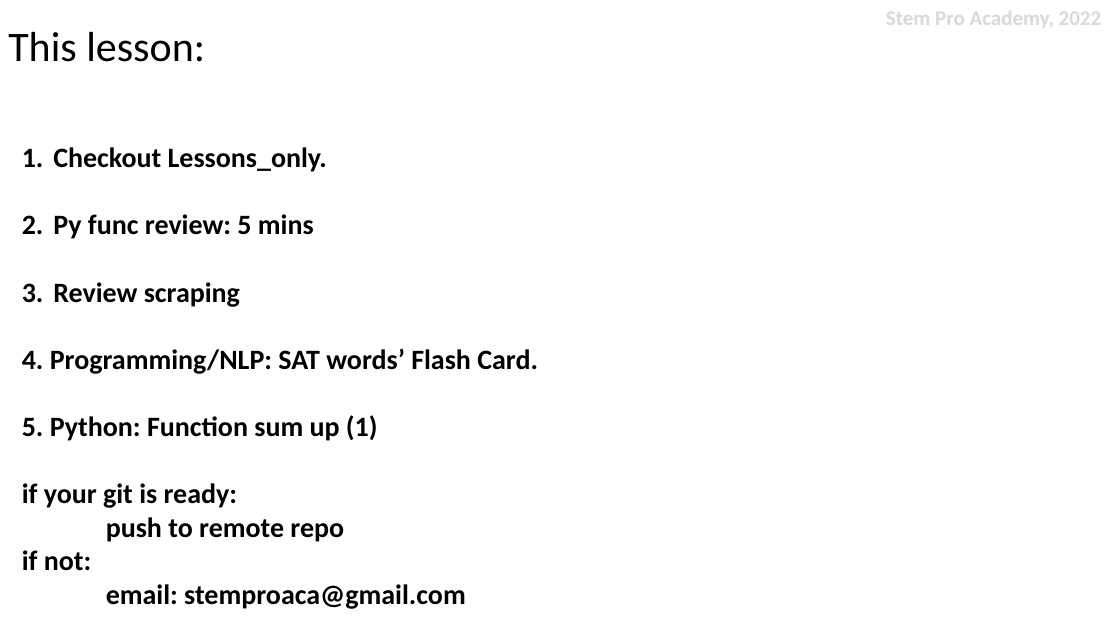
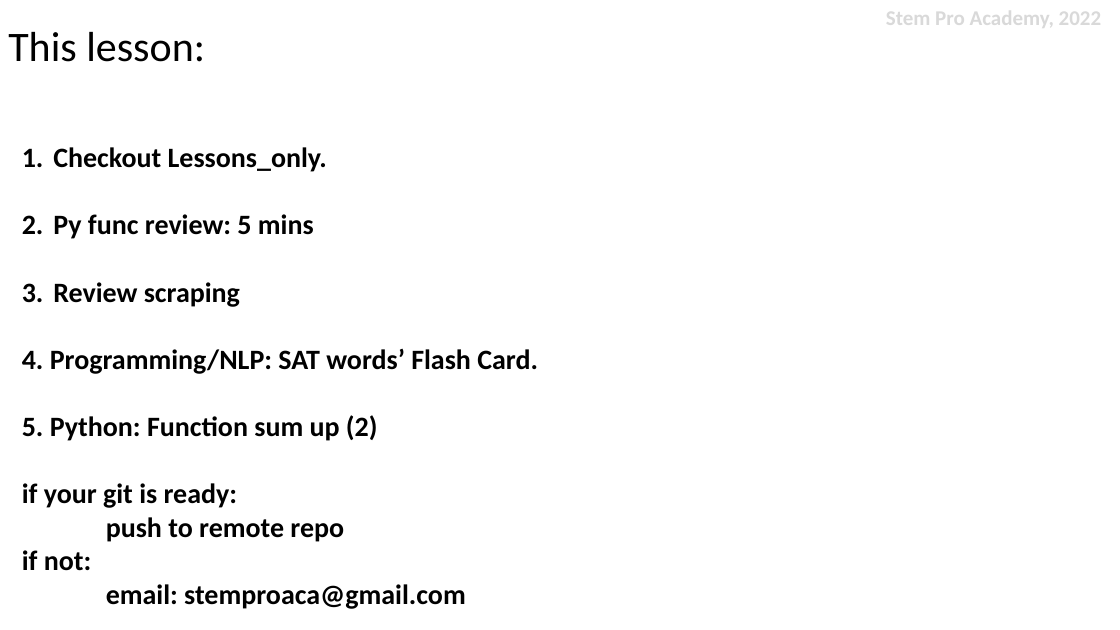
Before and after one commit to stemproaca/dscamp, a slide deck: slide 4 of lessons/sesson08/Session_08.pptx. Drawn at 1120x630 pixels with LibreOffice and Linux fonts; fonts in the diff are those of the drawing. Boxes give left, top, right and bottom in pixels: in the first picture for what was removed or moved away, otherwise in the second. Text is boxed around its words. In the diff, an @@ line names an element or a change of style, - is before the commit and + after.

Commit message:
lesson 08

```diff
--- a/lessons/sesson08/Session_08.pptx
+++ b/lessons/sesson08/Session_08.pptx
@@ text at (x1=22, y1=415, x2=378, y2=441): text changed @@
-5. Python: Function sum up (1)
+5. Python: Function sum up (2)
```
